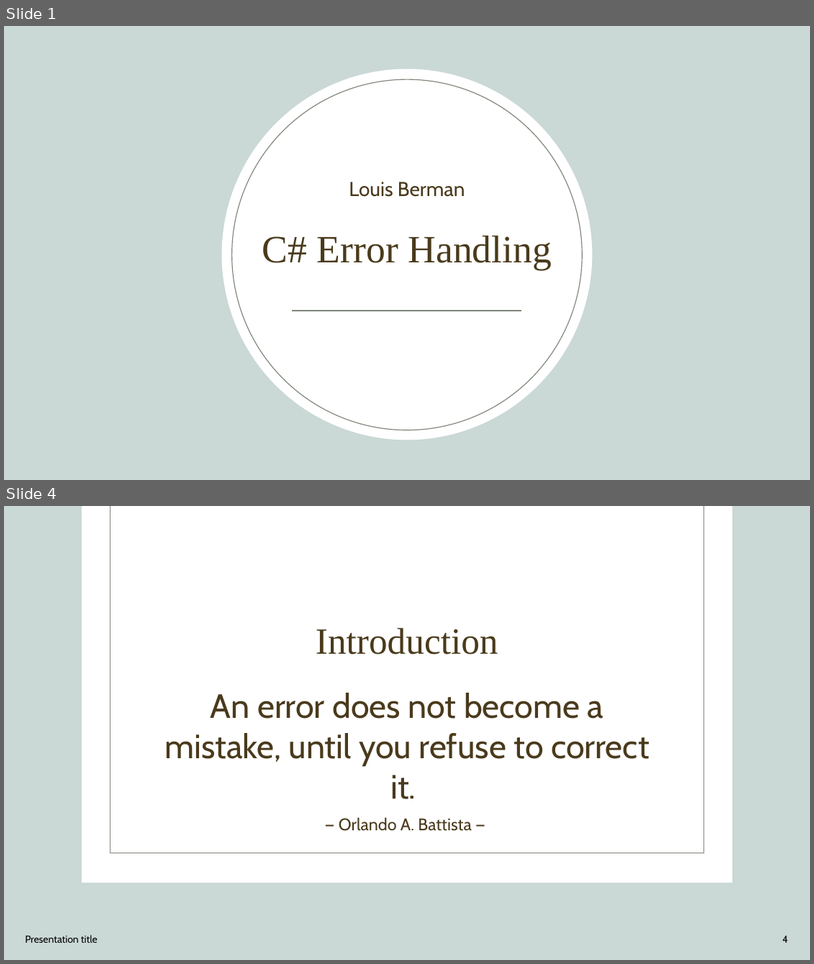
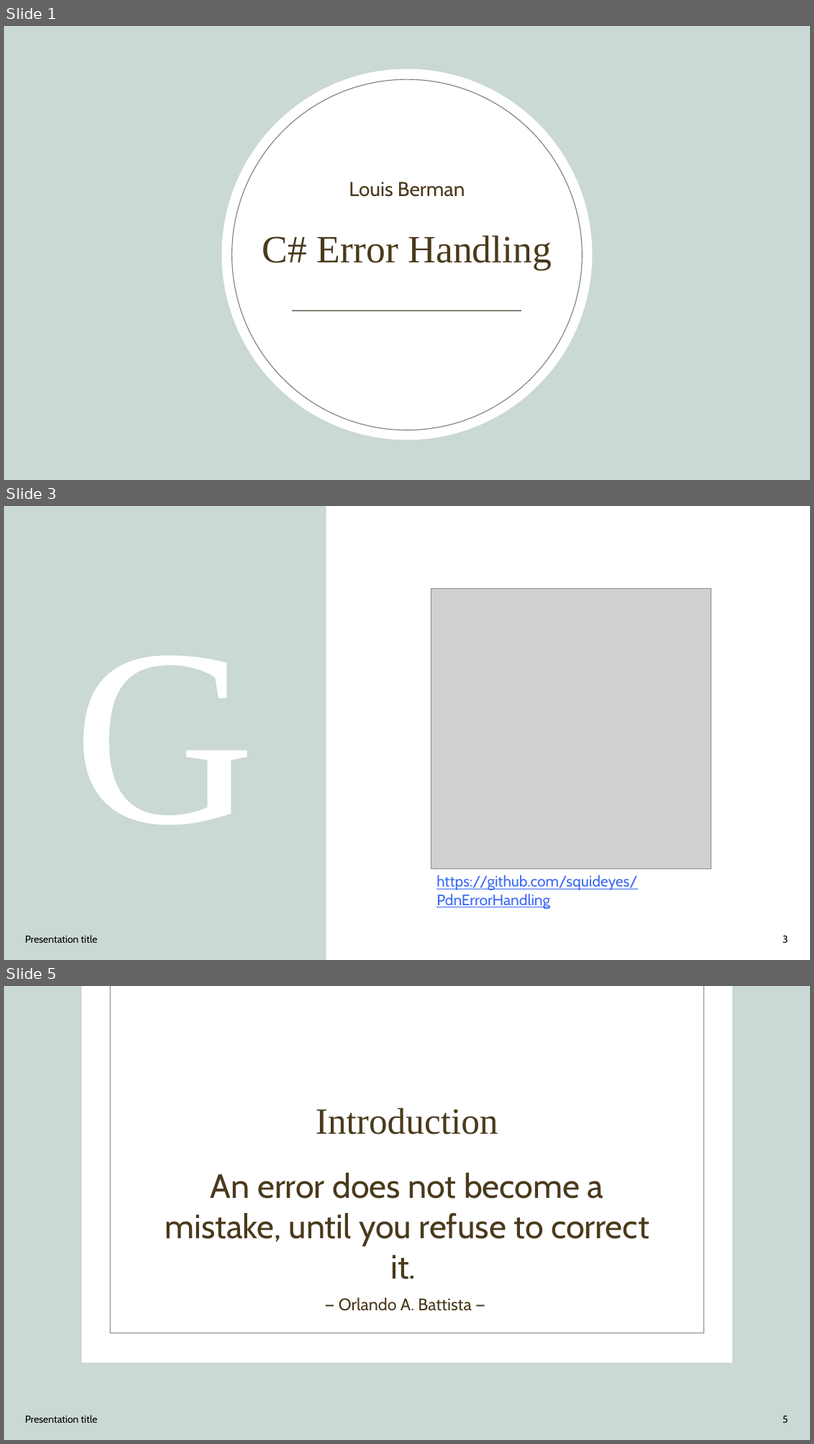
Before and after one commit to squideyes/PdnErrorHandling, a slide deck: PDN May 2023.pptx. Shown one above the other, each under a label of ours: slides 1 and 4 before the commit, slides 1, 3 and 5 after it; the slides between them are not shown. The pictures are 814x964 and 814x1444 pixels, drawn with LibreOffice and Linux fonts; fonts in the diff are those of the drawing; grey boxes stand for pictures; background and template pictures are left out. Boxes give left, top, right and bottom in pixels: in the first picture for what was removed or moved away, otherwise in the second. Text is boxed around its words. In the diff, an @@ line names an element or a change of style, - is before the commit and + after.

```diff
--- a/PDN May 2023.pptx
+++ b/PDN May 2023.pptx
@@ slide 3 added at (4,506,810,960), background #FFFFFF @@
@@ rectangle added at (4,506,327,960), fill #CAD8D6 @@
@@ picture added at (431,588,712,869) @@
@@ text added at (74,656,256,824), 300 pt, text #FFFFFF @@
+G
@@ text added at (437,875,638,908), 18 pt, text #3968F6, underline @@
+https://github.com/squideyes/PdnErrorHandling
@@ text added at (25,934,98,942), 12 pt, text #000000 @@
+Presentation title
@@ page number added at (783,935,789,942), 12 pt, text #000000 @@
+3
@@ what was slide 4 is now slide 5 @@
@@ page number at (783,1415,789,1422): text changed @@
-4
+5
```
Also in this commit, not shown: 6 slides changed, 2 other slides added, 3 other files.
